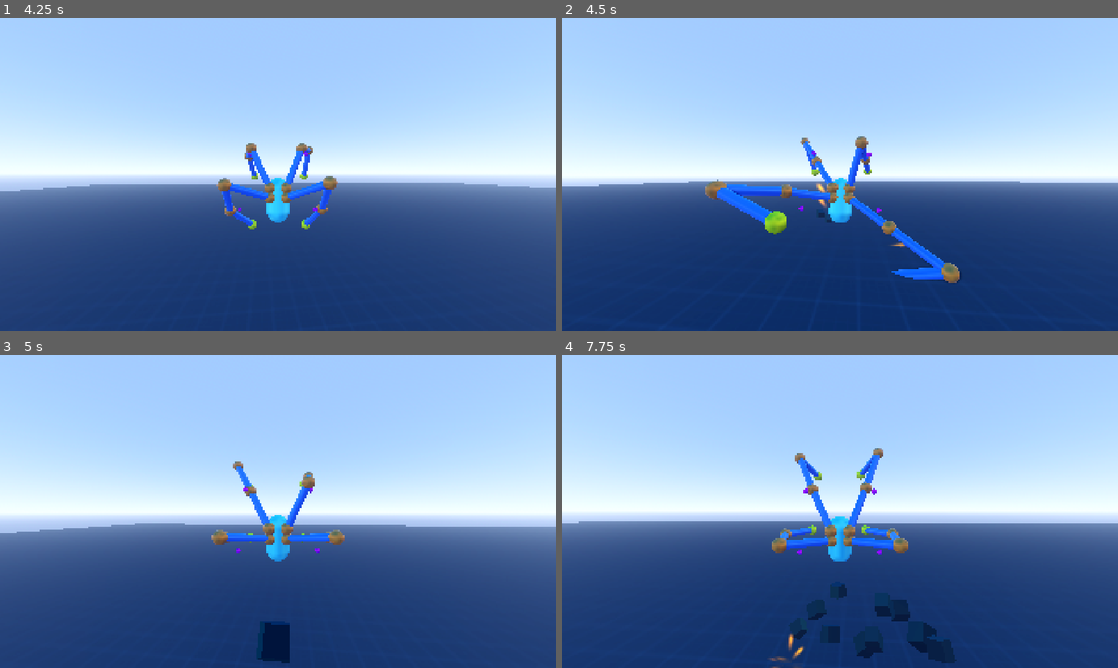
Above: before the commit, frames 1-4 (two rows, left to right).
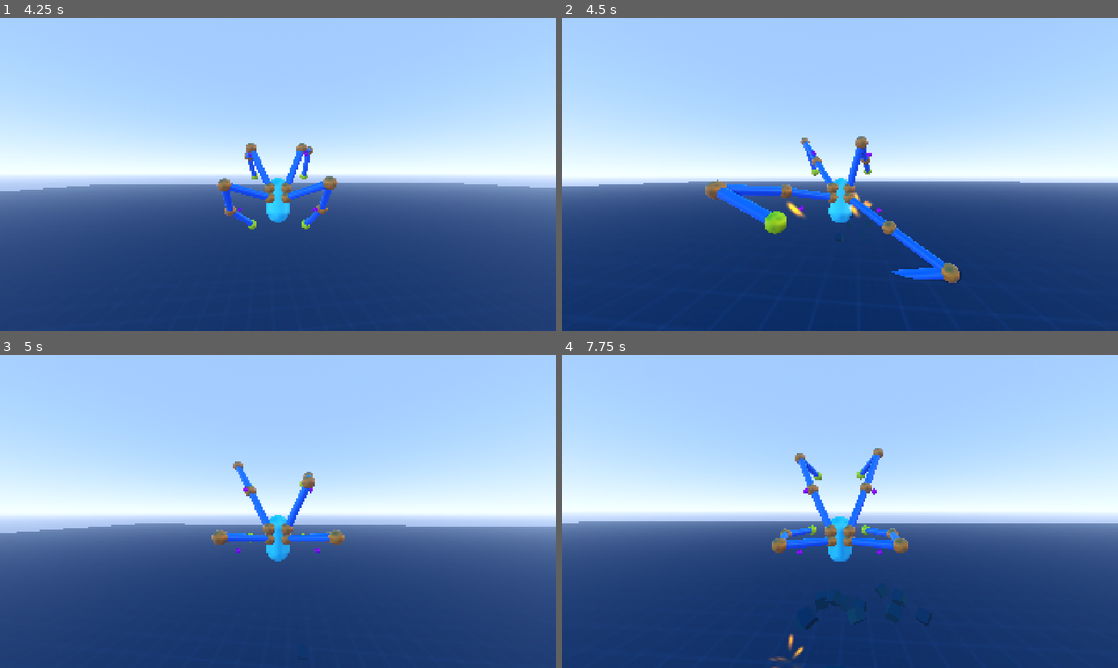
Above: after the commit, the same moments.

Repository: lliamsymonds04/doc-oc
Game: Godot game, scene res://main.tscn
Two runs of this game, one before a commit and one after it. Both use one fixed random seed, a clock stepped at 60 frames per second and the inputs below.
Inputs (mouse positions are in pixels of both pictures, inside the frame that each line leads up to):
- Up to frame 1 (4.25 s): move the mouse to (305, 174) at 0.52 s; hold W (forward) from 0.53 s (still down); tap Space (jump) at 0.77, 1.52, 3.02, 3.77 s; move the mouse to (250, 174) at 1.27 s; move the mouse to (289, 168) at 2.02 s; move the mouse to (272, 180) at 2.77 s; move the mouse to (316, 177) at 3.52 s
- Up to frame 2 (4.5 s): keep holding W (forward); move the mouse to (795, 171) at 4.27 s
- Up to frame 3 (5 s): keep holding W (forward); tap Space (jump) at 4.52 s
- Up to frame 4 (7.75 s): move the mouse to (845, 511) at 5.02 s; move the mouse to (817, 505) at 5.77 s; release W (forward) at 5.78 s; hold D (right) 5.78-6.53 s; tap Space (jump) at 6.02, 6.77, 7.52 s; move the mouse to (867, 511) at 6.52 s; hold W (forward) from 6.53 s (still down); move the mouse to (812, 511) at 7.27 s

Frame 1 is identical in both runs. In frame 2, 0.3% of the frame differs, in the area x 40-62%, y 52-74%; in frame 3, 0.6%; in frame 4, 1.4%, in the area x 40-71%, y 73-99%.

Commit message:
feat: servo sound when walking

Diff:
--- a/assets/vfx/landing_vfx.tscn
+++ b/assets/vfx/landing_vfx.tscn
@@ -38,6 +38,7 @@
 spread = 30.0
 initial_velocity_min = 7.0
 initial_velocity_max = 9.0
+gravity = Vector3(0, -20, 0)
 scale_min = 0.39999998
 scale_max = 0.5
 scale_curve = SubResource("CurveTexture_r7nec")
--- a/main.tscn
+++ b/main.tscn
@@ -5,6 +5,7 @@
 [ext_resource type="Texture2D" uid="uid://80w2bs0a2buc" path="res://assets/textures/purple_grid.png" id="3_h2yge"]
 [ext_resource type="PackedScene" uid="uid://brn1hvq3t07v6" path="res://assets/vfx/step.tscn" id="3_lquwl"]
 [ext_resource type="AudioStream" uid="uid://1sxmmmntjnfy" path="res://assets/audio/footstep.ogg" id="4_7mycd"]
+[ext_resource type="AudioStream" uid="uid://i3cgbpcxm2xh" path="res://assets/audio/small_servo.ogg" id="5_3rvo"]
 [ext_resource type="Script" uid="uid://c34dnohk30mk" path="res://systems/util/debug_ray_drawer.gd" id="9_dbg"]
 
 [sub_resource type="StandardMaterial3D" id="FloorMat"]
@@ -140,6 +141,7 @@
 transform = Transform3D(1, 0, 0, 0, 1, 0, 0, 0, 1, -15.682001, 0.08204651, 21.104301)
 step_vfx = ExtResource("3_lquwl")
 step_sound = ExtResource("4_7mycd")
+servo_sound = ExtResource("5_3rvo")
 
 [node name="WorldEnvironment" type="WorldEnvironment" parent="." unique_id=415060811]
 environment = SubResource("Environment_m2c1y")
--- a/systems/inverse_kinematics/arm_mount.gd
+++ b/systems/inverse_kinematics/arm_mount.gd
@@ -9,6 +9,9 @@
 
 @export var footstep_volume: float = -5.0
 @export var footstep_debounce: float = 0.15
+
+@export var servo_volume: float = -10.0
+@export var servo_debounce: float = 0.1
 
 @export_category("Idle targeting")
 # @export var idle_target: Node3D
@@ -30,6 +33,7 @@
 var _vfx: StepVFX
 var _cast_sphere: SphereShape3D
 var _audio_player: AudioStreamPlayer3D
+var _servo_player: AudioStreamPlayer3D
 
 
 var step_target: Variant
@@ -74,6 +78,12 @@
 		add_child(_audio_player)
 		arm.step_landed.connect(_play_audio)
 
+	if p.servo_sound != null:
+		_servo_player = AudioStreamPlayer3D.new()
+		_servo_player.stream = p.servo_sound
+		add_child(_servo_player)
+		arm.step_started.connect(_play_servo)
+
 	diagonal_mount = horizontal_mount.vertical_mount
 
 	return arm
@@ -88,6 +98,15 @@
 	sound_debounce = footstep_debounce
 
 	AudioUtil.play_with_pitch(_audio_player)
+
+func _play_servo(_pos, _normal) -> void:
+	if diagonal_mount.sound_debounce > 0.0:
+		return
+
+	_servo_player.volume_db = servo_volume
+	sound_debounce = servo_debounce
+
+	AudioUtil.play_with_pitch(_servo_player)
 
 func compute_idle_target() -> Vector3:
 	if idle_target == null:
--- a/systems/inverse_kinematics/basic_arm.gd
+++ b/systems/inverse_kinematics/basic_arm.gd
@@ -2,6 +2,7 @@
 class_name BasicArm
 
 signal step_landed(pos: Vector3, normal: Vector3)
+signal step_started(pos: Vector3, normal: Vector3)
 
 @export var num_limbs: int = 3
 @export var limb_length: float = 2.0
@@ -73,6 +74,7 @@
 	step_progress = -maxf(delay, 0.0) / step_duration
 	step_normal = surface_normal
 	solver.floor_normal = _to_local_dir(surface_normal)
+	step_started.emit(step_start, surface_normal)
 
 func advance_step(dt: float) -> void:
 	step_progress += dt / step_duration
--- a/systems/player/player_controller.gd
+++ b/systems/player/player_controller.gd
@@ -44,6 +44,7 @@
 
 @export_category("Audio")
 @export var step_sound: AudioStreamOggVorbis
+@export var servo_sound: AudioStreamOggVorbis
 
 @onready var arms: Array[BasicArm] = []
 @onready var tilt_pivot: Node3D = $TiltPivot
--- a/systems/player/states/air_state.gd
+++ b/systems/player/states/air_state.gd
@@ -171,4 +171,4 @@
 	var result = space_state.intersect_ray(query)
 
 	if result:
-		_landing_vfx.play(result.position, -v_dir)
+		_landing_vfx.play(result.position, result.normal)
Not shown, added: assets/audio/small_servo.ogg.import
Not shown, added: assets/audio/small_servo.ogg
